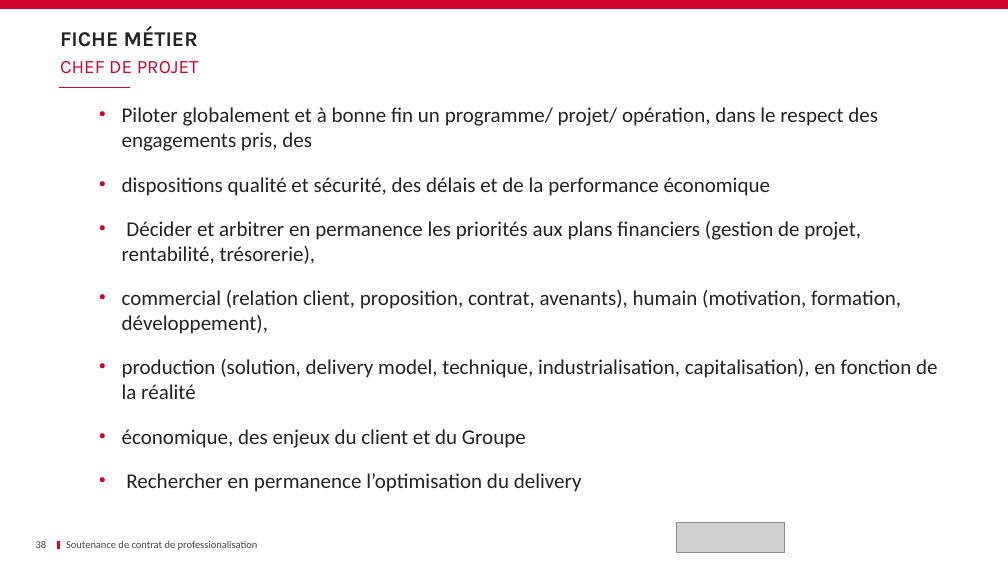
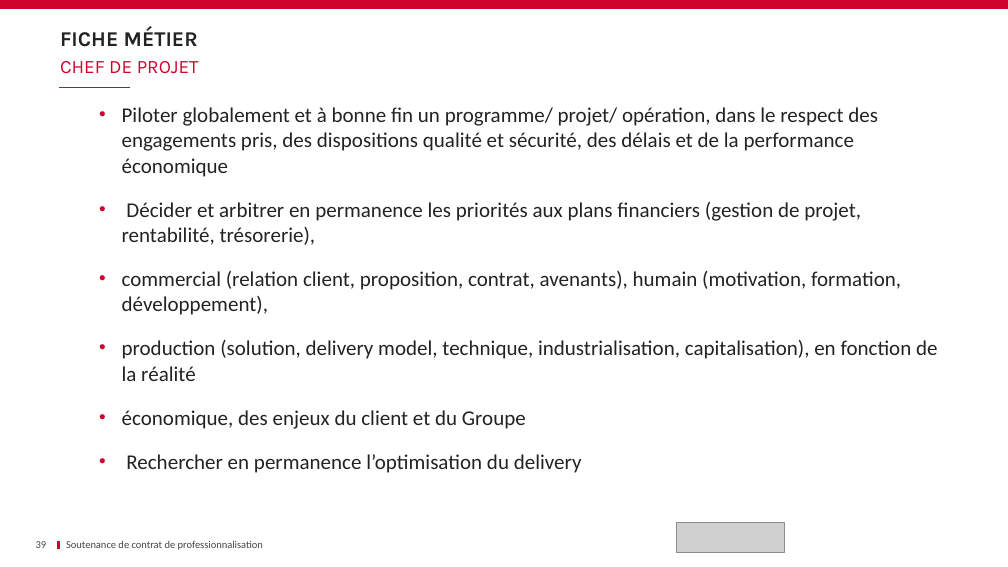
Before and after one commit to Dixit-Z/Memoire, a slide deck: slide 39 of Soutenance.pptx (slide 38 before the commit). Drawn at 1008x567 pixels with LibreOffice and Linux fonts; fonts in the diff are those of the drawing; grey boxes stand for pictures; background and template pictures are left out. Boxes give left, top, right and bottom in pixels: in the first picture for what was removed or moved away, otherwise in the second. Text is boxed around its words. In the diff, an @@ line names an element or a change of style, - is before the commit and + after.

```diff
--- a/Soutenance.pptx
+++ b/Soutenance.pptx
@@ text at bbox=[122, 107, 878, 177]: text changed @@
-• Piloter globalement et à bonne fin un programme/ projet/ opération, dans le respect des engagements pris, des
-• dispositions qualité et sécurité, des délais et de la performance économique
+• Piloter globalement et à bonne fin un programme/ projet/ opération, dans le respect des engagements pris, des dispositions qualité et sécurité, des délais et de la performance économique
@@ text at bbox=[66, 540, 263, 550]: text changed @@
-Soutenance de contrat de professionalisation
+Soutenance de contrat de professionnalisation
```
Also in this commit, not shown: 39 other slides changed, 1 slide added.
